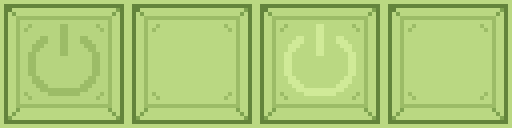
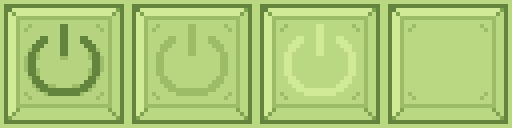
Before/after of a 512x128 layered artwork. What changed in the layer stack:
painted on "Goal" over [8, 8, 500, 116]
